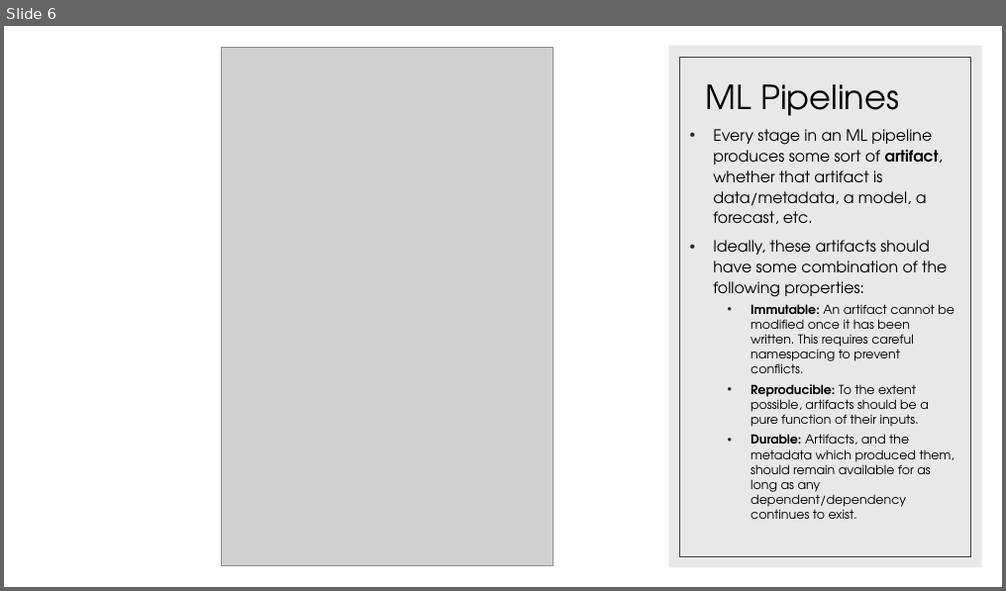
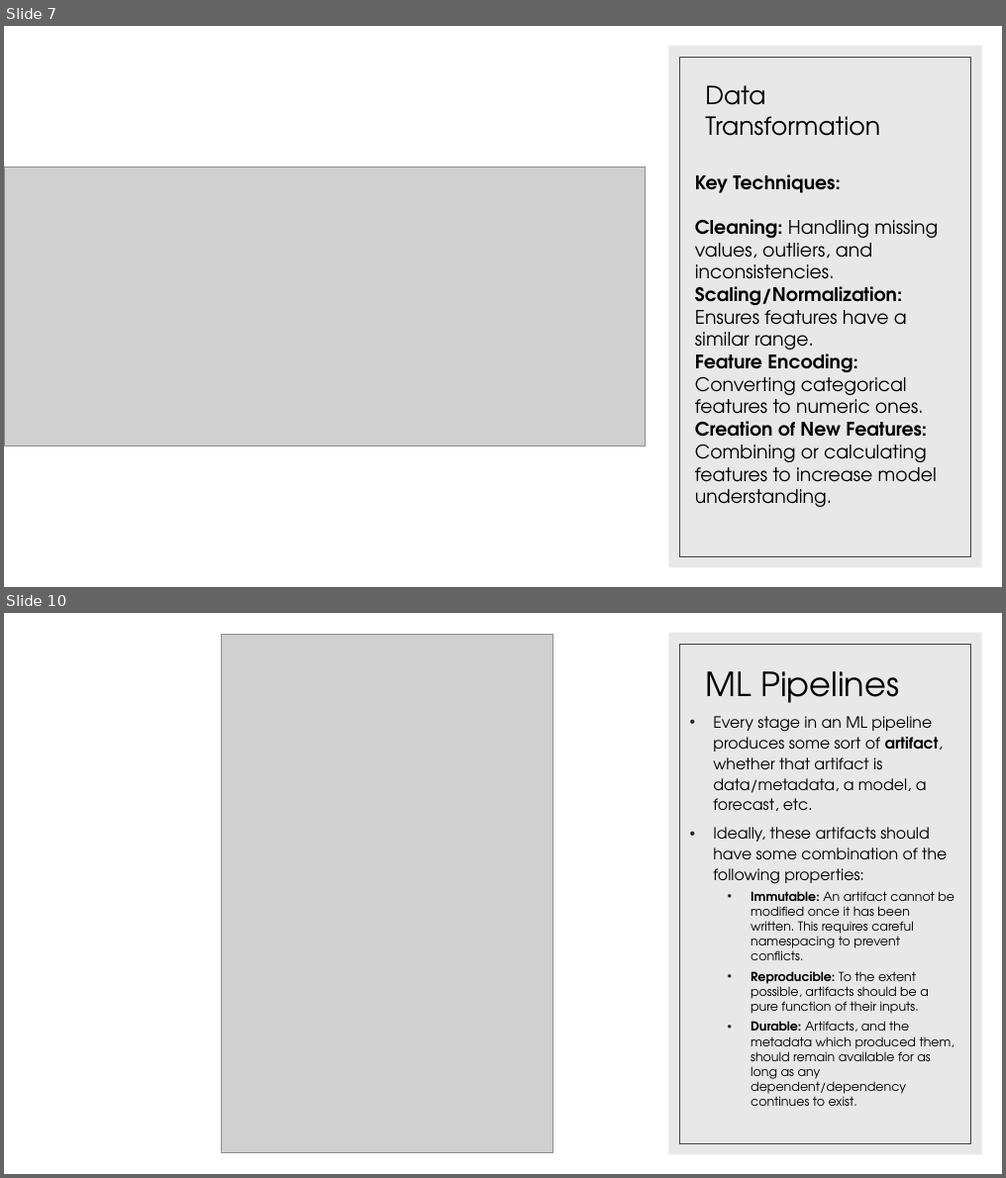
Before and after one commit to apetresc/rotman-ml, a slide deck: Day 3-4.pptx. Shown one above the other, each under a label of ours: slide 6 before the commit, slides 7 and 10 after it; the slides between them are not shown. The pictures are 1006x591 and 1006x1178 pixels, drawn with LibreOffice and Linux fonts; fonts in the diff are those of the drawing; grey boxes stand for pictures. Boxes give left, top, right and bottom in pixels: in the first picture for what was removed or moved away, otherwise in the second. Text is boxed around its words. In the diff, an @@ line names an element or a change of style, - is before the commit and + after.

```diff
--- a/Day 3-4.pptx
+++ b/Day 3-4.pptx
@@ slide 7 added at [4, 26, 1002, 587], background #FFFFFF; not listed: 2 template elements that a slide beside it also shows @@
@@ title added at [705, 85, 880, 136], 24 pt, text #000000 @@
+Data Transformation
@@ picture added at [4, 168, 645, 447] @@
@@ text added at [695, 174, 938, 507], 18 pt, text #000000 @@
+Key Techniques:
+Cleaning: Handling missing values, outliers, and inconsistencies.
+Scaling/Normalization: Ensures features have a similar range.
+Feature Encoding: Converting categorical features to numeric ones.
+Creation of New Features: Combining or calculating features to increase model understanding.
@@ what was slide 6 is now slide 10 @@
```
Also in this commit, not shown: 1 slide changed, 3 other slides added.
